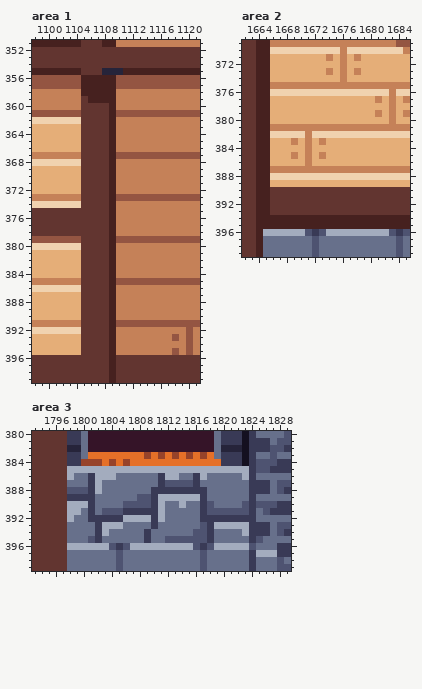
Pixel-art file -- Sprites/HomeTown-BuidingsALL.aseprite. Above: the version before the commit.
2500x400 pixels, 1 frame. Shown: area 1: x 1098..1121, y 351..399; area 2: x 1662..1685, y 369..399; area 3: x 1793..1829, y 380..399. The commit also changed other parts of the picture, which this record leaves out.
After the commit:
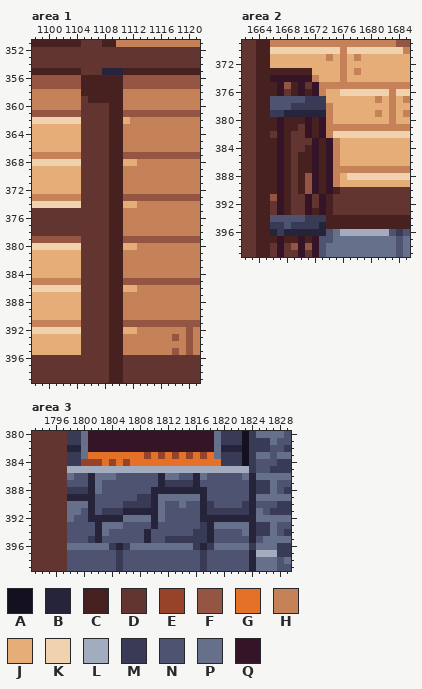
Palette (. is transparent): A #141020  B #26243a  C #46211f  D #623530  E #97432a  F #945542  G #e57028  H #c58158  J #e5ae78  K #f0d2af  L #a3acbe  M #393a56  N #4e5371  P #67708b  Q #351428
Diff:
Changed rows in their new state; - is an unchanged pixel.
Area 1:
first column x 1110:
356 C--
357 C--
358 C--
359 C--
360 C--
361 C--
362 CJ-
363 C--
364 C--
365 C--
366 C--
367 C--
368 CJJ
369 C--
370 C--
371 C--
372 C--
373 C--
374 CJJ
375 C--
376 C--
377 C--
378 C--
379 C--
380 CJJ
381 C--
382 C--
383 C--
384 C--
385 C--
386 CJJ
387 C--
388 C--
389 C--
390 C--
391 C--
392 CJJ
393 C--
394 C--
395 C--
396 C--
397 C--
398 C--
399 C--
Area 2:
first column x 1665:
373 -CCCCCC--J--
374 -QQQQQQH----
375 -CQFCQDQ----
376 -CQDCQCQHJJ-
377 -NNNNNMMM---
378 -NNNMMMMMH--
379 -MMBBBBBBH--
380 -CQCCCQCQH--
381 -CQCCDQCQ---
382 -DQCDDQCQH--
383 -CQCDDDQCQH-
384 -CQCDDCQCQH-
385 -CQCDCCQCQH-
386 -CQCDCCQCQH-
387 -CQCDCCQCQ--
388 -CQCDCFQCQHJ
389 -CQCDCFQCQH-
390 -CQC-CFQCQC-
391 -FQC--Q-QC--
392 --QC--Q-QC--
393 --QC--QCQC--
394 -NNNNNMMM---
395 -MMNMMMMB---
396 CBMBBBBBBNP-
397 CCQCCQCQNN--
398 CDQDFQFQN---
399 CDQDDQDQN---
Area 3:
first column x 1798:
386 PNNBPPPNNNNNNBPPNNBPNNNNNPB
387 NNNBPNNNNNNNNBMMMMBNNNNNNNB
388 MMMBPNNNNNNNBBBBBBBBNNNNNNB
389 BBBBNNNNNNMMBPPPPPPBNNNNNNB
390 PPPBNNNNMMMMBPNNPNNBMNNNNMB
391 PPNBNMMMBBBBBPNNNNNBMMMMMMB
392 PNNBBBBBPPPPBPNNNNNBBBBBBBB
393 NNNNBPPPNNNNBNNNNNNMBPPPPPB
394 NNNNBPNNNNNBNNNNNNMMBNNNNPB
395 NNNMBNNNNNNBNNMMMMMMBNNNNNB
396 PPPPPPMBMPPPPPPPPPMBMPPPPPM
397 NNNNNNNMNNNNNNNNNNNMNNNNNNB
398 NNNNNNNMNNNNNNNNNNNMNNNNNNB
399 NNNNNNNMNNNNNNNNNNNMNNNNNNB
Boxes around the changes in both pictures, in picture pixels (x1, y1, x2, y2):
changed: (116, 75, 137, 383)
changed: (263, 68, 347, 257)
changed: (67, 473, 256, 571)
